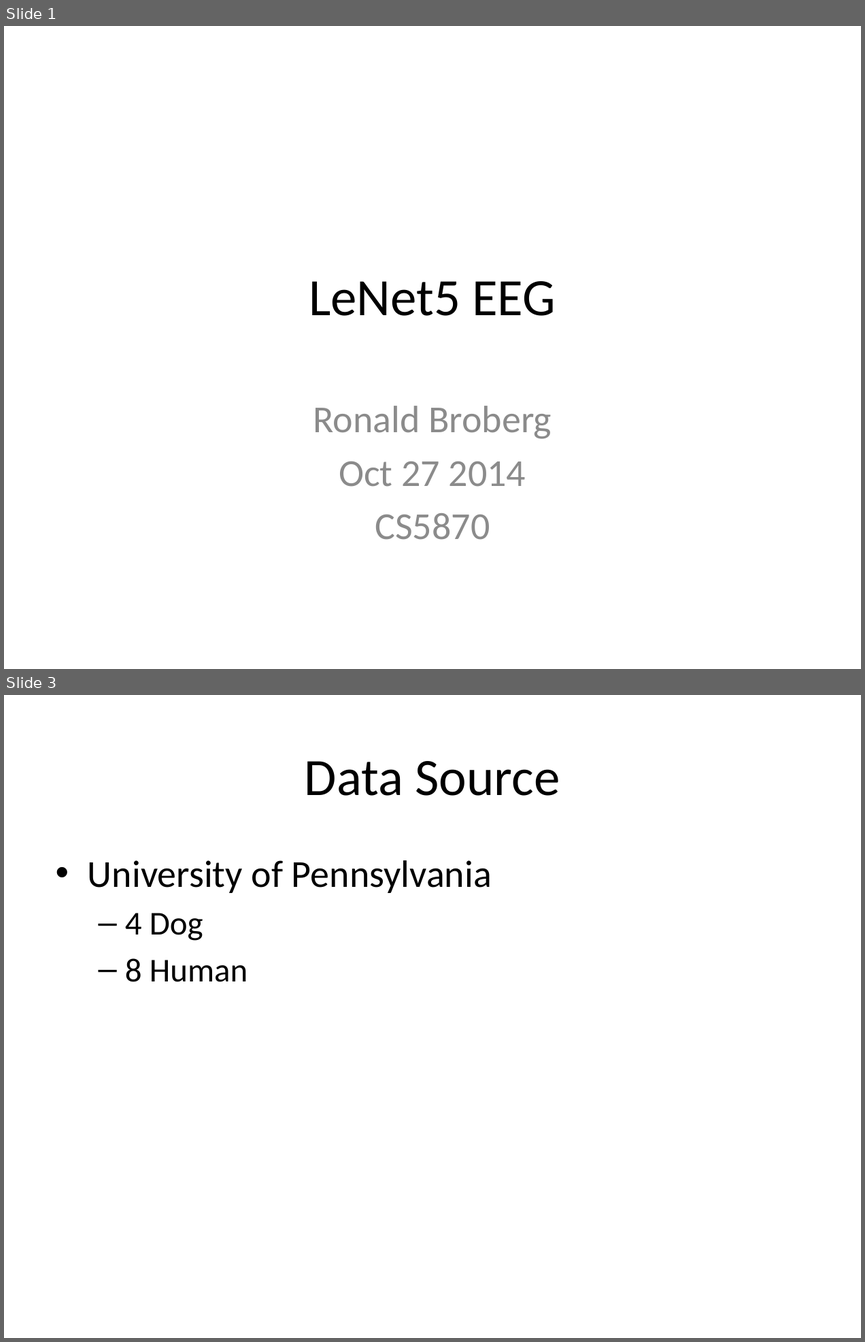
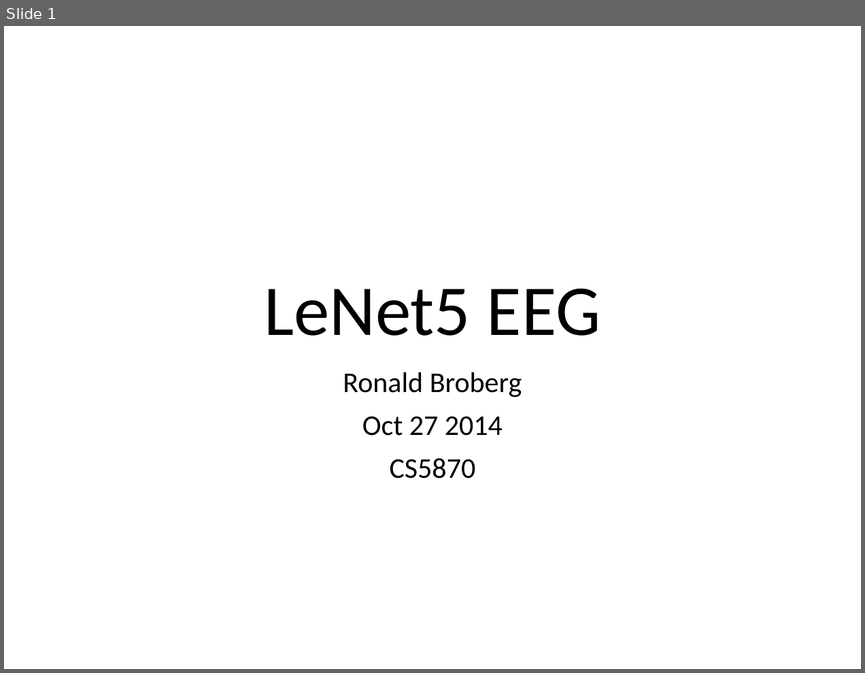
Before and after one commit to rbroberg/uccs.edu, a slide deck: cs5870/project/LeNet5 EEG.pptx. Shown one above the other, each under a label of ours: slides 1 and 3 before the commit, slide 1 after it; the slides between them are not shown. The pictures are 865x1342 and 865x673 pixels, drawn with LibreOffice and Linux fonts; fonts in the diff are those of the drawing. Boxes give left, top, right and bottom in pixels: in the first picture for what was removed or moved away, otherwise in the second. Text is boxed around its words. In the diff, an @@ line names an element or a change of style, - is before the commit and + after.

```diff
--- a/cs5870/project/LeNet5 EEG.pptx
+++ b/cs5870/project/LeNet5 EEG.pptx
@@ slide 3 removed at [4, 695, 861, 1338], background #FFFFFF @@
@@ title removed at [305, 761, 560, 796] @@
-Data Source
@@ text removed at [88, 860, 492, 982] @@
-• University of Pennsylvania
-  – 4 Dog
-  – 8 Human
@@ slide 1 changed as well @@
@@ title "LeNet5 EEG": place and size @@
-title "LeNet5 EEG" at [309, 281, 555, 316]
+title "LeNet5 EEG" at [264, 288, 600, 335]
@@ title "LeNet5 EEG" at [264, 288, 600, 335]: size 44 to 60 pt; line spacing 1 to 0.9; vertical alignment middle to bottom @@
@@ subtitle "Ronald Broberg": place and size @@
-subtitle "Ronald Broberg" at [313, 405, 551, 539]
+subtitle "Ronald Broberg" at [343, 371, 522, 478]
@@ subtitle "Ronald Broberg" at [343, 371, 522, 478]: size 32 to 24 pt, text colour #8C8C8C to #000000; line spacing 1 to 0.9; more space between paragraphs @@
```
Also in this commit, not shown: 4 other slides changed, 7 slides added, 3 other slides removed.
